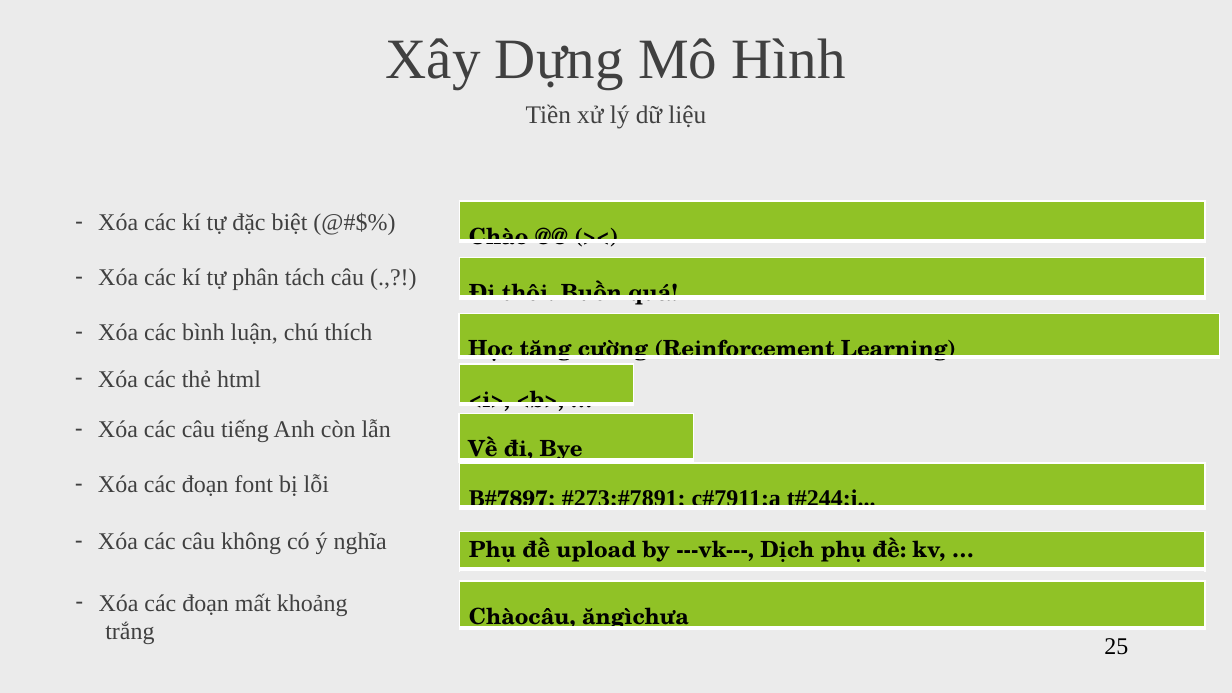
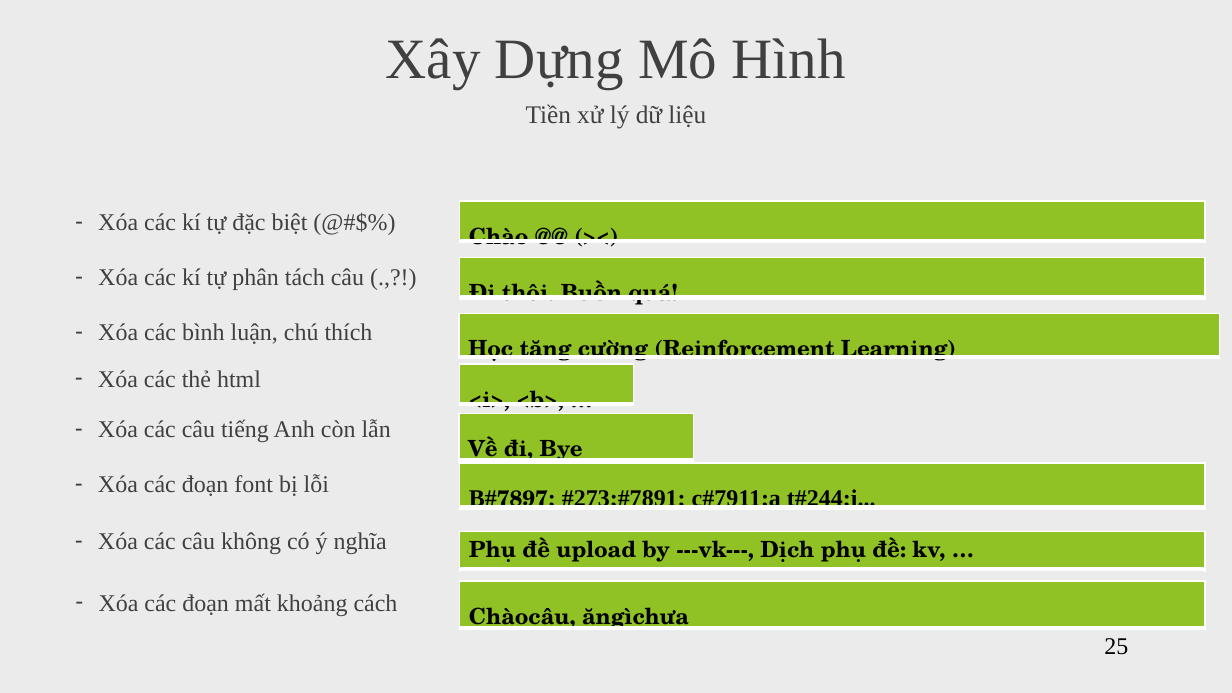
Before and after one commit to vanvibig/BaoCaoLuanVan, a slide deck: slide 25 of BaoCaoLuanVan_NguyenVanVi.pptx. Drawn at 1232x693 pixels with LibreOffice and Linux fonts; fonts in the diff are those of the drawing. Boxes give left, top, right and bottom in pixels: in the first picture for what was removed or moved away, otherwise in the second. Text is boxed around its words. In the diff, an @@ line names an element or a change of style, - is before the commit and + after.

```diff
--- a/BaoCaoLuanVan_NguyenVanVi.pptx
+++ b/BaoCaoLuanVan_NguyenVanVi.pptx
@@ text at (99, 593, 398, 616): text changed @@
-– Xóa các đoạn mất khoảng
-trắng
+– Xóa các đoạn mất khoảng cách
```
Also in this commit, not shown: 15 other slides changed, 1 other file.
